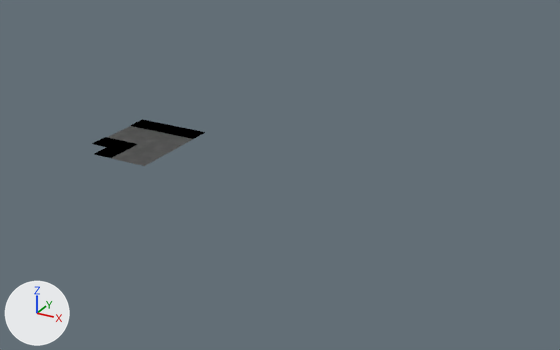
Renders of the Blender file src/features/city/assets/models/city.blend from each side of a commit.
Camera for both pictures: a camera (50 mm lens) standing at (44.9, -58.0, 28.1) and looking at (12.8, 0.5, -1.1). Lighting does not change. The marker at lower left points along +X, +Y and +Z. The picture after the commit comes second.
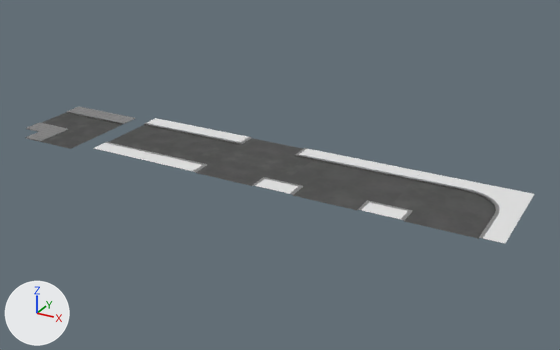
Location of each change, (x1, y1, x2, y2) in pixels of the pictures (560 x 350 px):
'Turn', added: after (381, 172, 534, 243)
    faces in mat_plasterwall02: (391, 180, 496, 239)
    faces in mat_stonebricksworld (white #e7e7e7): (381, 172, 534, 243)
    faces in mat_stonebricks02: (388, 178, 500, 238)
'3way', added: after (272, 152, 422, 215)
    faces in mat_plasterwall02: (284, 160, 414, 210)
    faces in mat_stonebricksworld (white #e7e7e7): (272, 152, 422, 215)
    faces in mat_stonebricks02: (282, 158, 415, 210)
'4way', added: after (177, 134, 322, 190)
    faces in mat_plasterwall02: (191, 138, 314, 186)
    faces in mat_stonebricksworld (white #e7e7e7): (177, 134, 322, 190)
    faces in mat_stonebricks02: (188, 137, 315, 186)
'Straight', added: after (94, 118, 234, 168)
    faces in mat_plasterwall02: (109, 125, 223, 161)
    faces in mat_stonebricksworld (white #e7e7e7): (94, 118, 234, 168)
    faces in mat_stonebricks02: (105, 123, 225, 161)
'Cube', recoloured, moved: before (92, 119, 205, 158); after (25, 107, 135, 142)
'Plane.002', moved: before (111, 145, 169, 166); after (41, 130, 97, 149)
'Plane', moved: before (138, 132, 193, 152); after (68, 118, 123, 136)
'Plane.001', moved: before (108, 126, 161, 145); after (42, 112, 94, 129)

What changed in the scene script:
```text
Add img_stone_bricks_albedo_png:
    img_stone_bricks_albedo_png = load_image('stone_bricks_albedo.png', '../../../../../assets/textures/stone_bricks/stone_bricks_albedo.png', 2048, 2048, 'sRGB')
Change ng_ucupaint_icosphere:
    remove # nodes: Group x3, Mix, UVMap, Value
    nodes: Group x2, Mix, UVMap
Add ng_yp_layer_stone_bricks_albedo_png:
    ng_yp_layer_stone_bricks_albedo_png = bpy.data.node_groups.new('.yP Layer stone_bricks_albedo.png', 'ShaderNodeTree')
    # uses the picture img_stone_bricks_albedo_png
Add mat_stonebricksworld:
    mat_stonebricksworld = principled_material('StoneBricksWorld')
    mat_stonebricksworld.base_color = (0.8, 0.8, 0.8)  # white #e7e7e7
Add me_plane_002:
    me_plane_002.from_pydata(...)  # 49 vertices, 32 faces; spans x -5.0..5.0, y -5.0..5.0, z 0.0..0.1
    # faces by material slot: [12, 16, 4]
    me_plane_002.materials.append(mat_plasterwall02)
    me_plane_002.materials.append(mat_stonebricks02)
    me_plane_002.materials.append(mat_stonebricksworld)  # white #e7e7e7
Add me_plane_003:
    me_plane_003.from_pydata(...)  # 30 vertices, 15 faces; spans x -5.0..5.0, y -5.0..5.0, z 0.0..0.1
    # faces by material slot: [2, 10, 3]
    me_plane_003.materials.append(mat_plasterwall02)
    me_plane_003.materials.append(mat_stonebricks02)
    me_plane_003.materials.append(mat_stonebricksworld)  # white #e7e7e7
Add me_plane_004:
    me_plane_004.from_pydata(...)  # 41 vertices, 24 faces; spans x -5.0..5.0, y -5.0..5.0, z 0.0..0.1
    # faces by material slot: [21, 1, 2]
    me_plane_004.materials.append(mat_stonebricks02)
    me_plane_004.materials.append(mat_plasterwall02)
    me_plane_004.materials.append(mat_stonebricksworld)  # white #e7e7e7
Add me_plane_001:
    me_plane_001.from_pydata(...)  # 16 vertices, 7 faces; spans x -5.0..5.0, y -5.0..5.0, z 0.0..0.1
    # faces by material slot: [4, 1, 2]
    me_plane_001.materials.append(mat_stonebricks02)
    me_plane_001.materials.append(mat_plasterwall02)
    me_plane_001.materials.append(mat_stonebricksworld)  # white #e7e7e7
Change ob_plane:
    ob_plane.location: (0.0, 0.0, 0.0) -> (-9.0, 0.0, 0.0)
Change ob_plane_001:
    ob_plane_001.location: (-4.0, 0.0, 0.0) -> (-13.0, 0.0, 0.0)
Change ob_plane_002:
    ob_plane_002.location: (0.0, -4.0, 0.0) -> (-9.0, -4.0, 0.0)
Change ob_cube:
    ob_cube.location: (-3.0, -3.0, 0.0) -> (-12.0, -3.0, 0.0)
Add ob_4way:
    ob_4way = bpy.data.objects.new('4way', me_plane_002)
    ob_4way.location = (10.0, 0.0, 0.0)
    _m = ob_4way.modifiers.new('Bevel', 'BEVEL')
    _m.width = 0.008
    _m.width_pct = 0.008
Add ob_3way:
    ob_3way = bpy.data.objects.new('3way', me_plane_003)
    ob_3way.location = (20.0, 0.0, 0.0)
    _m = ob_3way.modifiers.new('Bevel', 'BEVEL')
    _m.width = 0.008
    _m.width_pct = 0.008
Add ob_turn:
    ob_turn = bpy.data.objects.new('Turn', me_plane_004)
    ob_turn.location = (30.0, 0.0, 0.0)
    _m = ob_turn.modifiers.new('Bevel', 'BEVEL')
    _m.width = 0.008
    _m.width_pct = 0.008
Add ob_straight:
    ob_straight = bpy.data.objects.new('Straight', me_plane_001)
    ob_straight.location = (0.0, 0.0, 0.0)
    _m = ob_straight.modifiers.new('Bevel', 'BEVEL')
    _m.width = 0.008
    _m.width_pct = 0.008
```
